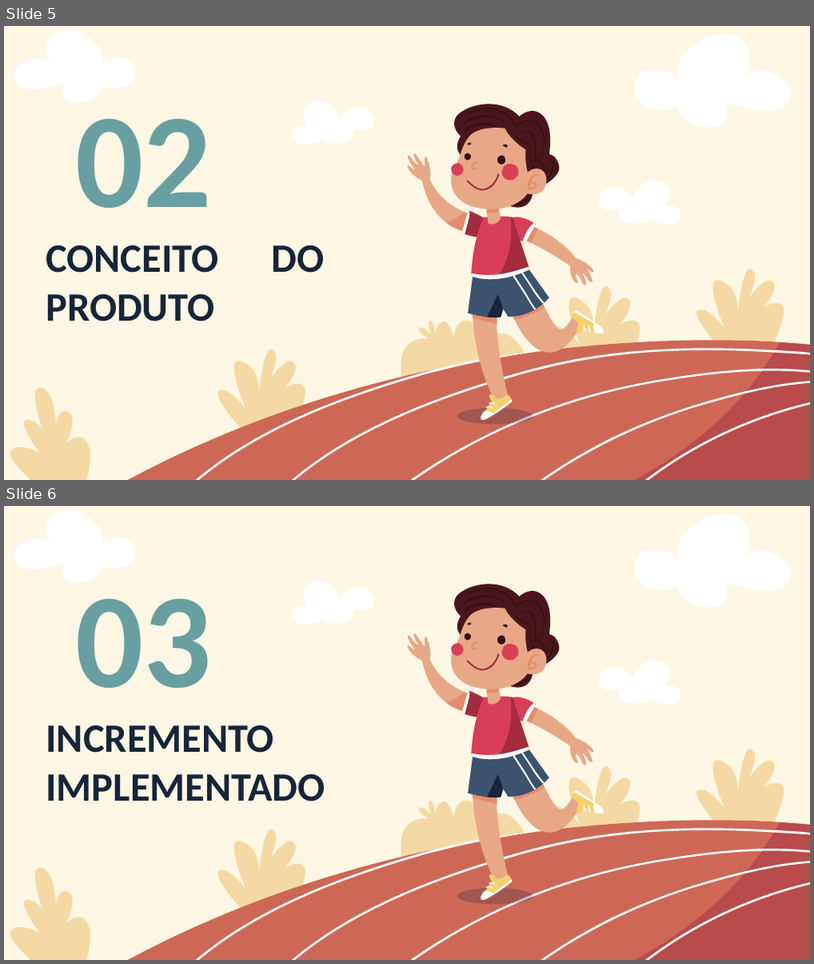
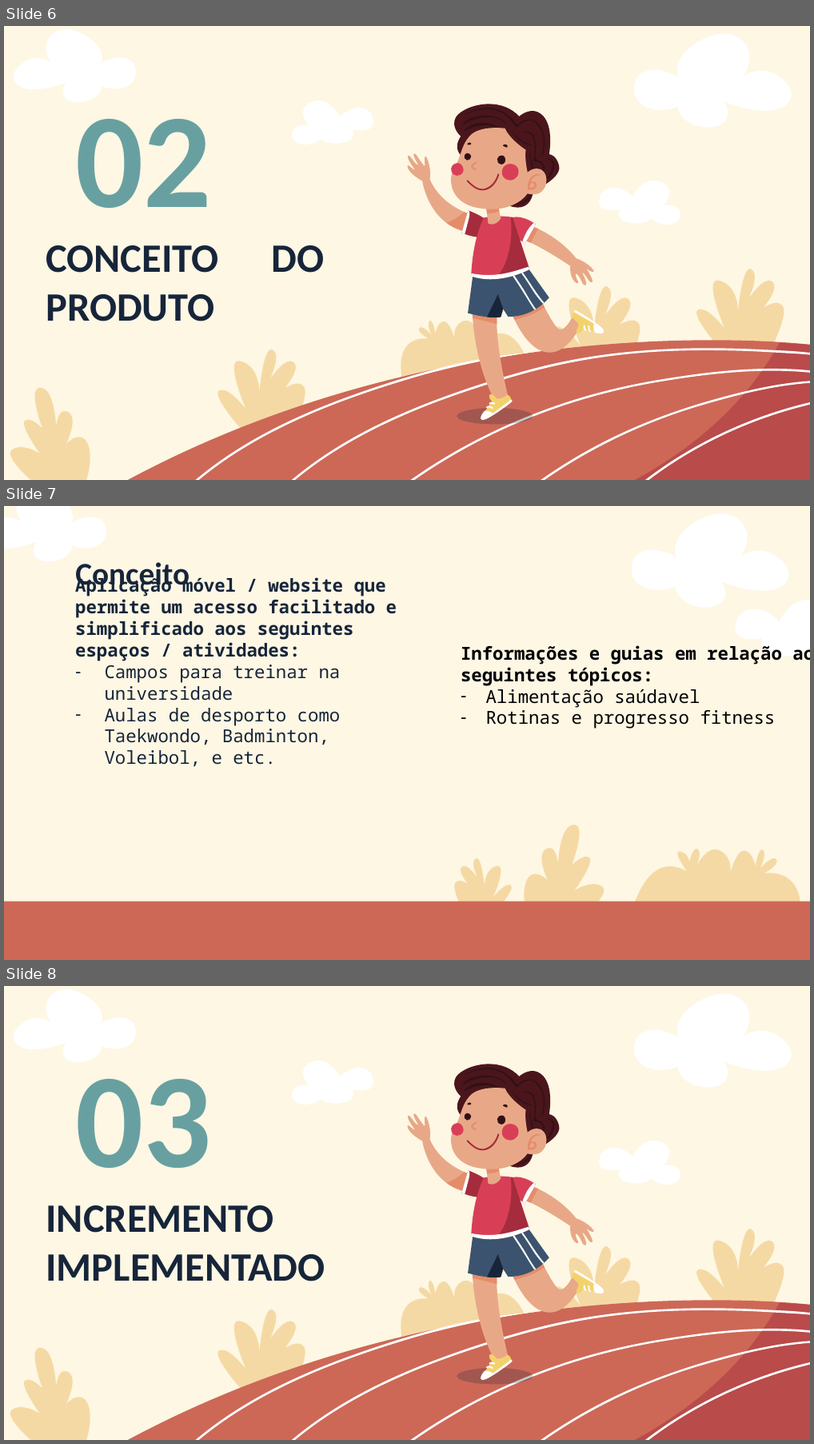
Before and after one commit to martimgil/MAS-Projeto, a slide deck: Iterações/3/Apresentação3.pptx. Shown one above the other, each under a label of ours: slides 5 and 6 before the commit, slides 6, 7 and 8 after it. The pictures are 814x964 and 814x1444 pixels, drawn with LibreOffice and Linux fonts; fonts in the diff are those of the drawing. Boxes give left, top, right and bottom in pixels: in the first picture for what was removed or moved away, otherwise in the second. Text is boxed around its words. In the diff, an @@ line names an element or a change of style, - is before the commit and + after.

```diff
--- a/Iterações/3/Apresentação3.pptx
+++ b/Iterações/3/Apresentação3.pptx
@@ slide 7 added at box(4, 506, 810, 960), background #FDF7E4 @@
@@ freeform shape added at box(4, 506, 108, 562), fill #FFFFFF @@
@@ freeform shape added at box(630, 513, 793, 607), fill #FFFFFF @@
@@ text added at box(75, 576, 397, 766), 16 pt, text #17253A, bold @@
+Aplicação móvel / website que permite um acesso facilitado e simplificado aos seguintes espaços / atividades:
+– Campos para treinar na universidade
+– Aulas de desporto como Taekwondo, Badminton, Voleibol, e etc.
@@ title added at box(75, 562, 190, 592), 28 pt, text #17253A, bold @@
+Conceito
@@ freeform shape added at box(732, 600, 810, 658), fill #FFFFFF @@
@@ text added at box(461, 645, 782, 728), 16 pt, text #000000, bold @@
+Informações e guias em relação aos seguintes tópicos:
+– Alimentação saúdavel
+– Rotinas e progresso fitness
@@ freeform shape added at box(520, 824, 613, 926), fill #EDB95C at 47% opacity @@
@@ freeform shape added at box(452, 858, 517, 913), fill #EDB95C at 47% opacity @@
@@ freeform shape added at box(624, 848, 807, 960), fill #EDB95C at 47% opacity @@
@@ rectangle added at box(4, 901, 810, 960), fill #CD6857 @@
@@ what was slide 5 is now slide 6 @@
@@ what was slide 6 is now slide 8 @@
```
Also in this commit, not shown: 2 slides changed, 2 other slides added, 2 other files.
